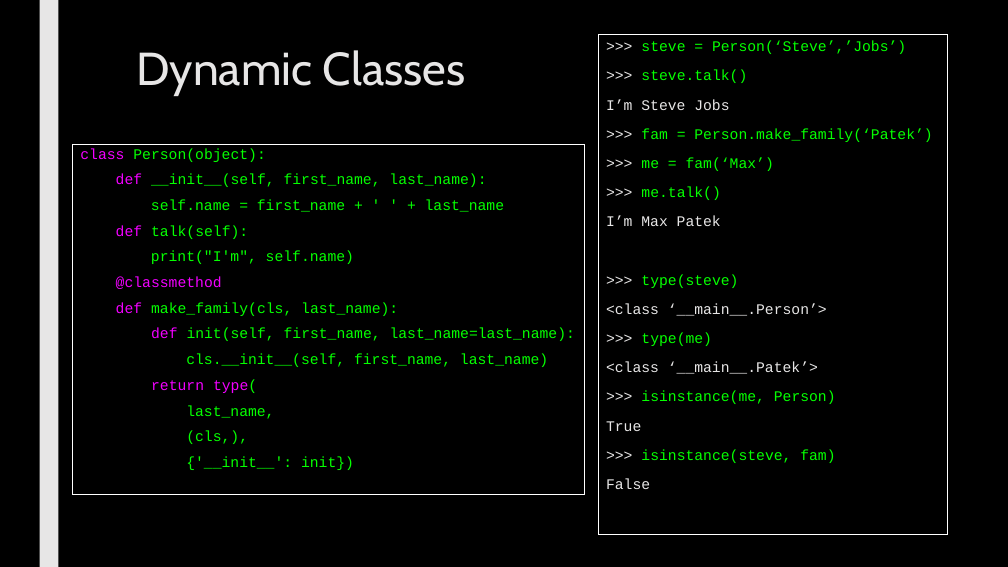
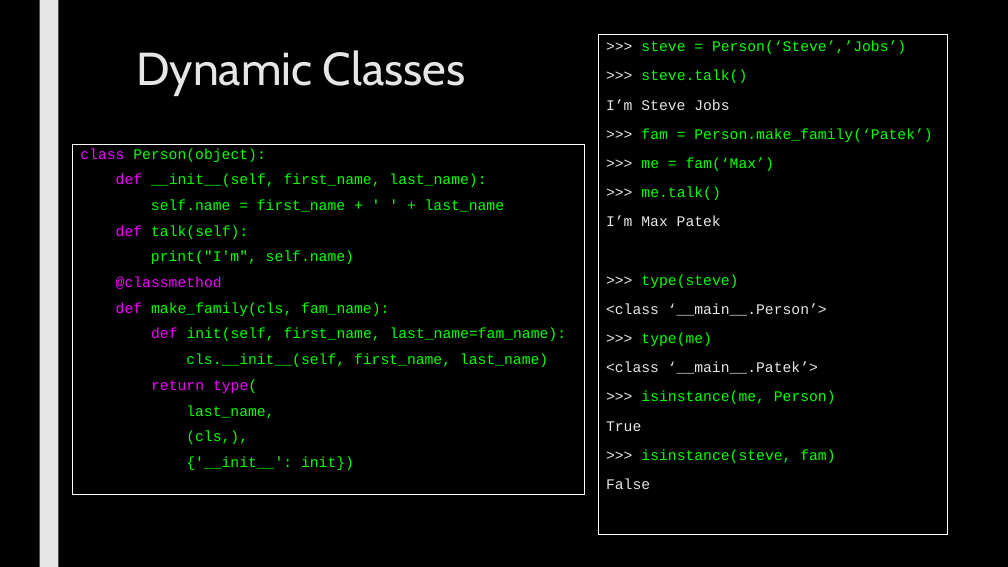
Before and after one commit to max7patek/metaprogramming, a slide deck: slide 6 of slides/05-Metaclasses.pptx (slide 4 before the commit). Drawn at 1008x567 pixels with LibreOffice and Linux fonts; fonts in the diff are those of the drawing. Boxes give left, top, right and bottom in pixels: in the first picture for what was removed or moved away, otherwise in the second. Text is boxed around its words. In the diff, an @@ line names an element or a change of style, - is before the commit and + after.

```diff
--- a/slides/05-Metaclasses.pptx
+++ b/slides/05-Metaclasses.pptx
@@ text in rectangle at [116,302,567,341]: text changed @@
-def make_family(cls, last_name):
-def init(self, first_name, last_name=last_name):
+def make_family(cls, fam_name):
+def init(self, first_name, last_name=fam_name):
```
Also in this commit, not shown: 6 other slides changed, 2 slides added.
